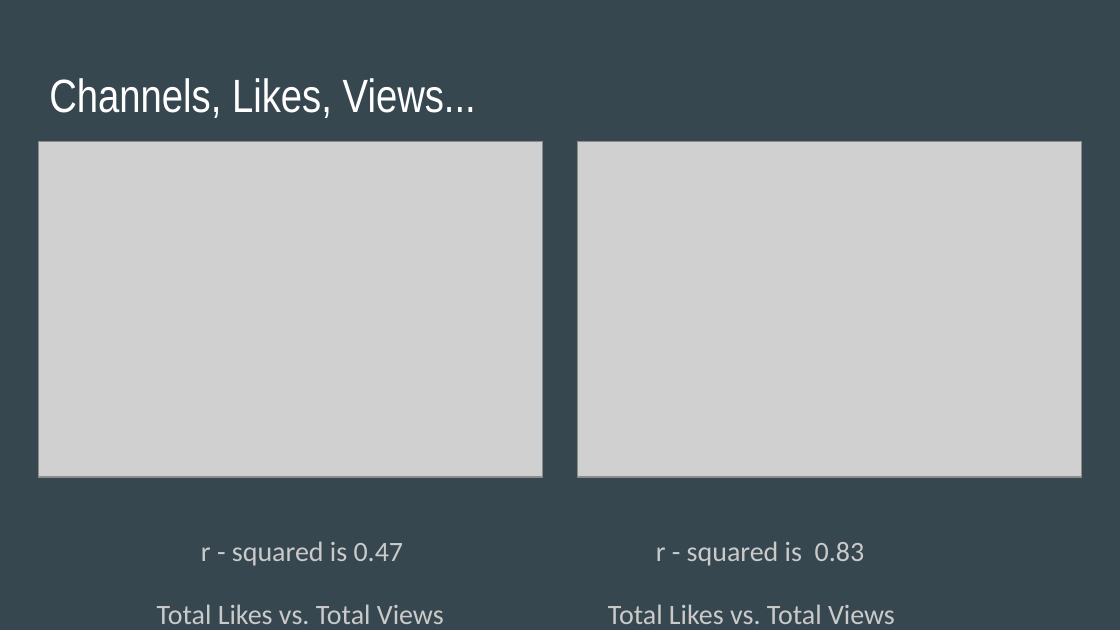
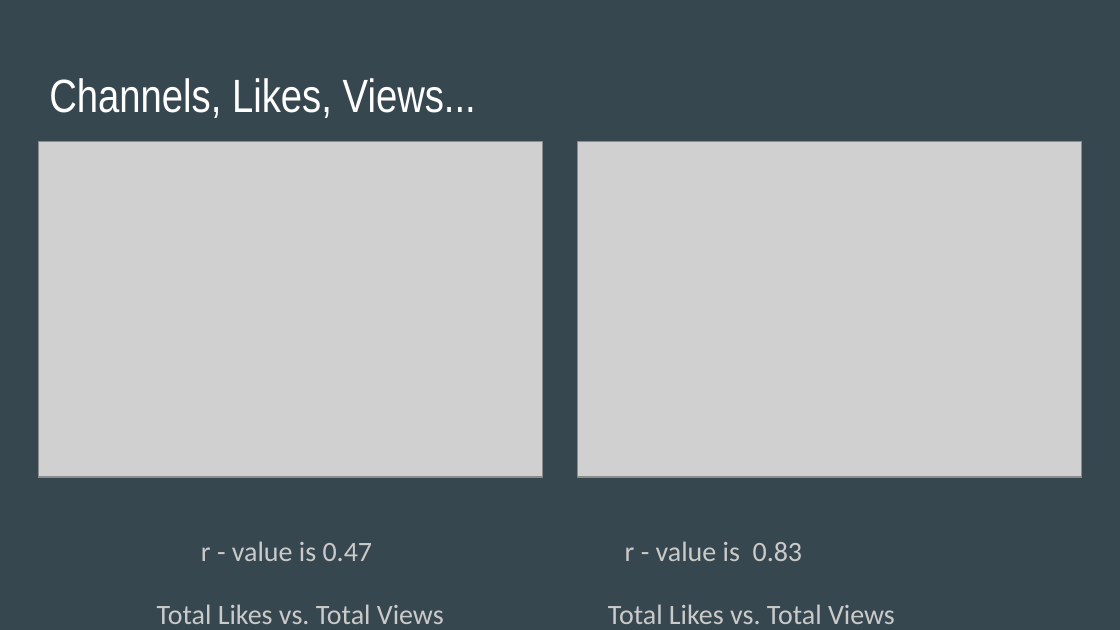
Before and after one commit to paholland/Project_YoutubeVideoStatistics, a slide deck: slide 15 of YouTube.pptx. Drawn at 1120x630 pixels with LibreOffice and Linux fonts; fonts in the diff are those of the drawing; grey boxes stand for pictures. Boxes give left, top, right and bottom in pixels: in the first picture for what was removed or moved away, otherwise in the second. Text is boxed around its words. In the diff, an @@ line names an element or a change of style, - is before the commit and + after.

Commit message:
updated my slides

```diff
--- a/YouTube.pptx
+++ b/YouTube.pptx
@@ text at bbox=[201, 541, 803, 561]: text changed @@
-r - squared is 0.47 r - squared is 0.83
+r - value is 0.47 r - value is 0.83
```
